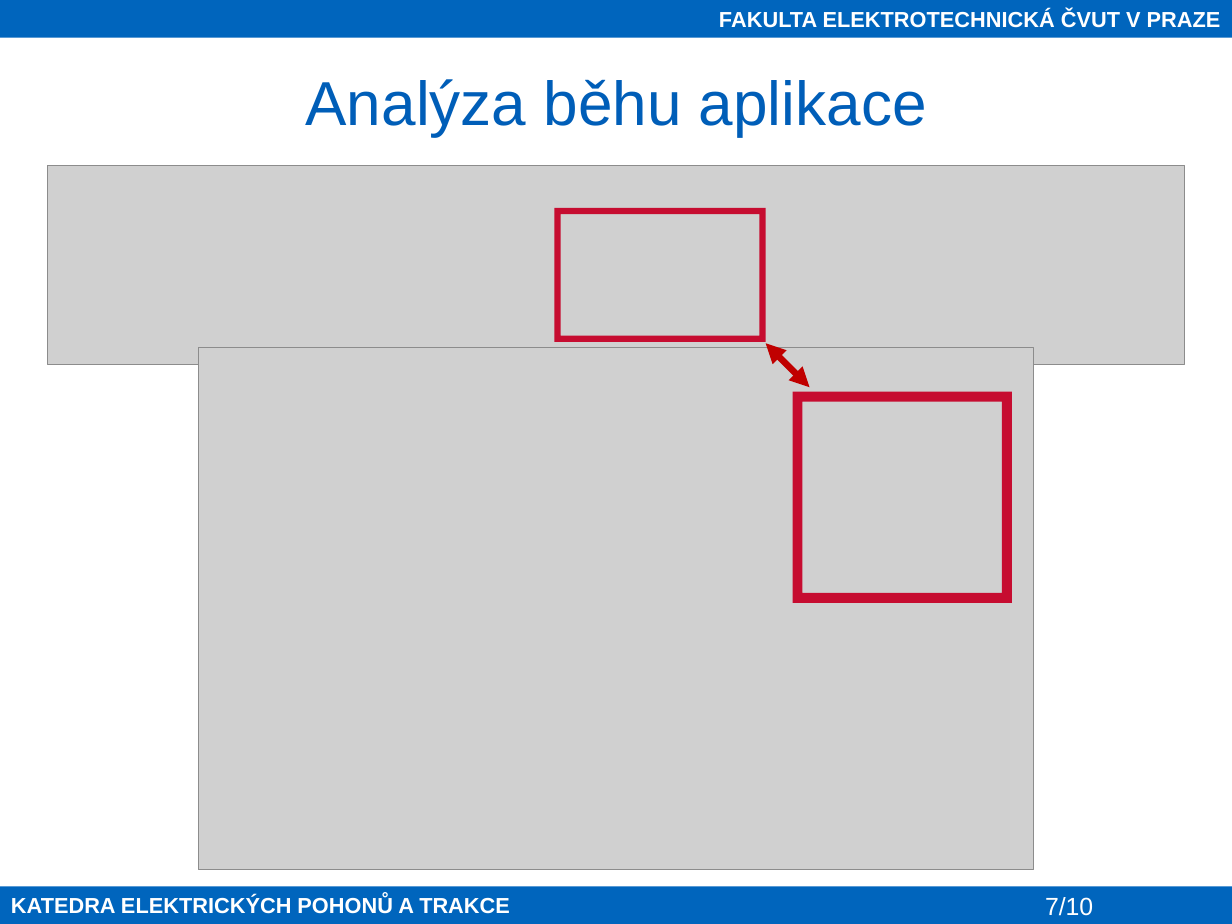
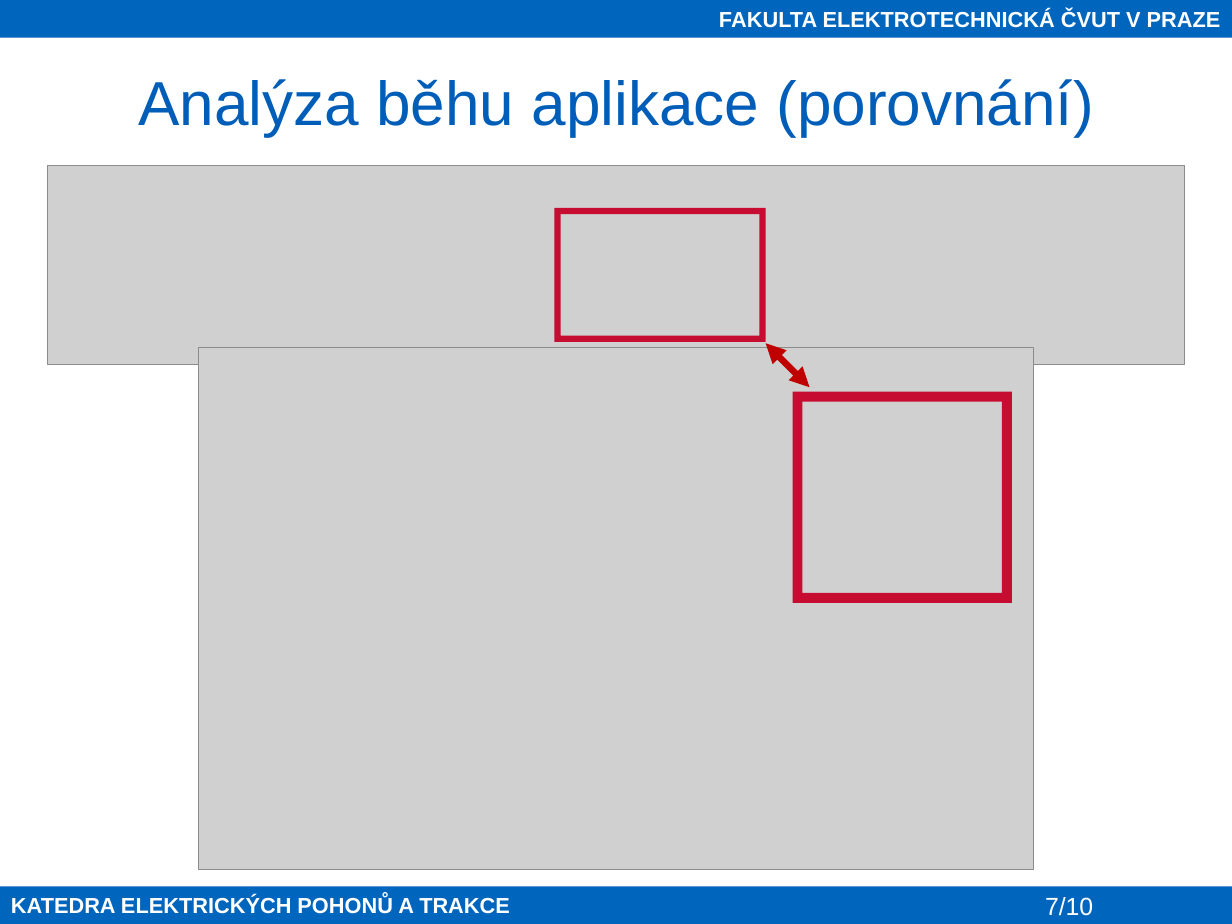
Before and after one commit to petrzakopal/dp, a slide deck: slide 7 of presentation/Zakopal_prezentace.pptx. Drawn at 1232x924 pixels with LibreOffice and Linux fonts; fonts in the diff are those of the drawing; grey boxes stand for pictures; background and template pictures are left out. Boxes give left, top, right and bottom in pixels: in the first picture for what was removed or moved away, otherwise in the second. Text is boxed around its words. In the diff, an @@ line names an element or a change of style, - is before the commit and + after.

```diff
--- a/presentation/Zakopal_prezentace.pptx
+++ b/presentation/Zakopal_prezentace.pptx
@@ title at [138, 79, 1094, 136]: text changed @@
-Analýza běhu aplikace
+Analýza běhu aplikace (porovnání)
```
Also in this commit, not shown: 1 other slide changed, 1 slide added, 1 slide removed, 10 other files.
